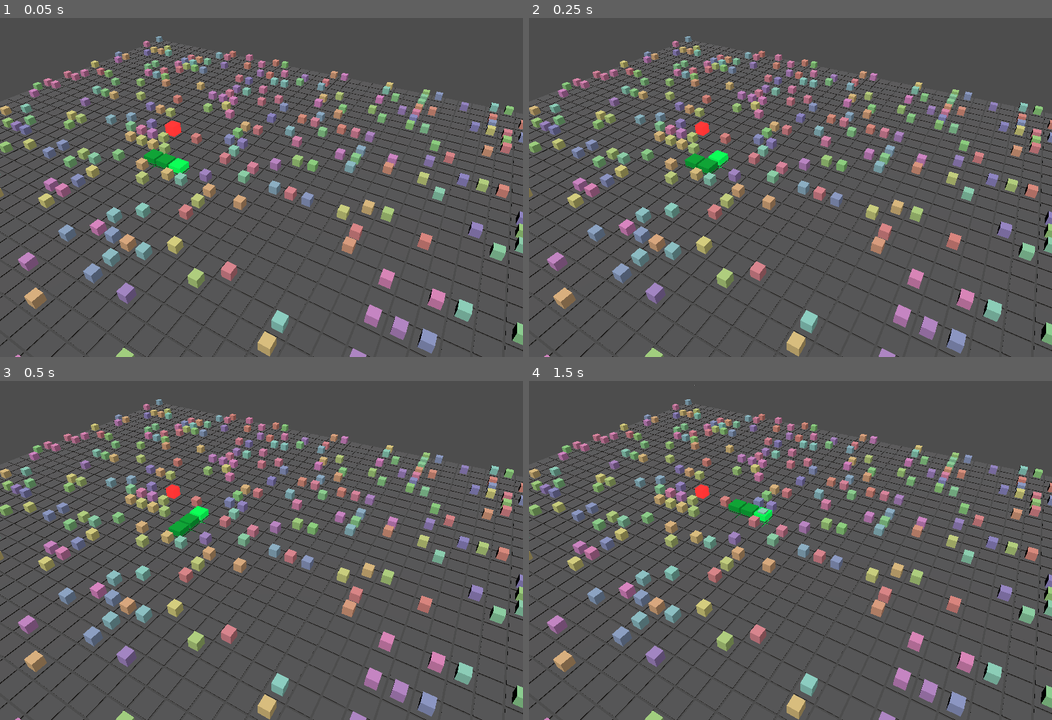
Above: before the commit, frames 1-4 (two rows, left to right).
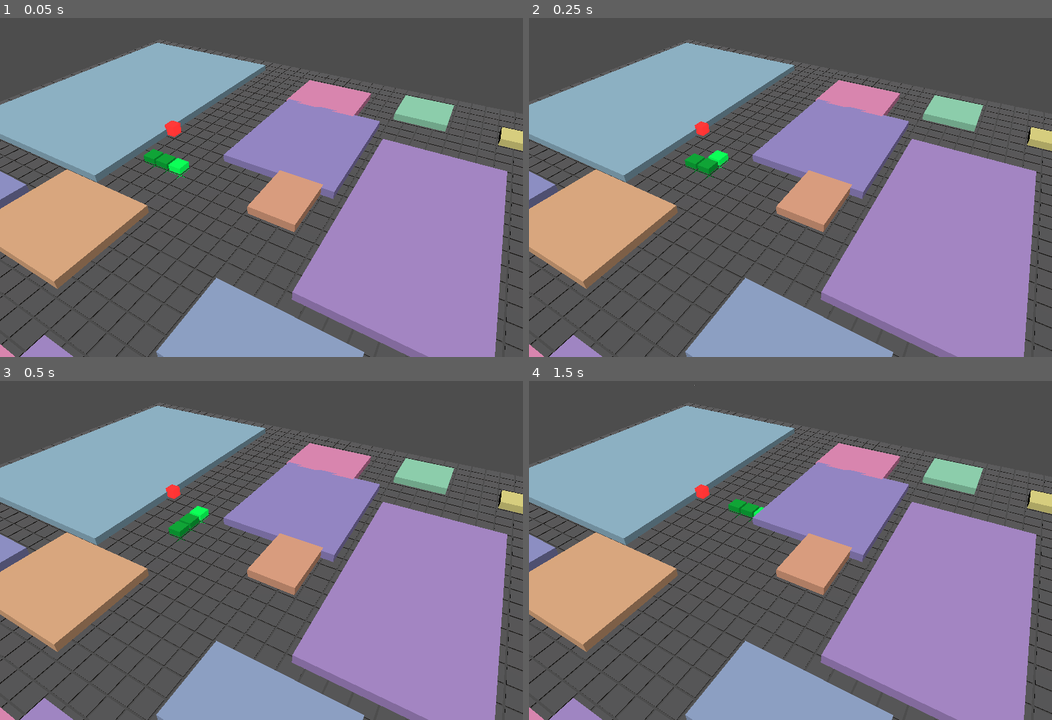
Above: after the commit, the same moments.

Repository: kevindunn766/ai-game-studio
Game: Godot game, scene res://scenes/Main.tscn
Same seed, same stepped clock (60 frames per second), same inputs: the game is played once before the commit and once after it.
Inputs:
- Up to frame 1 (0.05 s): no input
- Up to frame 2 (0.25 s): no input
- Up to frame 3 (0.5 s): no input
- Up to frame 4 (1.5 s): tap Enter (ui_accept) at 0.5, 0.77, 1.25 s; hold D (move_right) 0.53-1.28 s; hold S (move_down) from 1.28 s (still down)

The runs differ from the first frame. In frame 1, 53% of the frame differs, in the area x 0-100%, y 5-100%; in frame 2, 53%; in frame 3, 53%; in frame 4, 53%.

Commit message:
feat: clustered CA+WFC obstacles and crane-arm camera follow

Diff:
--- a/snake-3d/scripts/camera_controller.gd
+++ b/snake-3d/scripts/camera_controller.gd
@@ -6,27 +6,48 @@
 @export var look_ahead: float = 3.0
 @export var smooth: float = 5.0
 
-var _current_target: Vector3 = Vector3.ZERO
+# Crane arm: attach to a pivot above/behind the snake so the orbit
+# is centered on a standing-in-place pivot even when the snake turns.
+@export var pivot_height: float = 2.0
+@export var pivot_distance: float = 5.0
+
+var _pivot: Node3D
+var _current_offset: Vector3 = Vector3.ZERO
 
 
 func _ready() -> void:
+	_pivot = Node3D.new()
+	_pivot.name = "CameraCranePivot"
+	add_child(_pivot)
+
 	if target:
-		_current_target = target.global_position
+		_current_offset = _compute_crane_offset()
+		global_position = target.global_position + _current_offset
 
 
 func _process(delta: float) -> void:
-	if not target:
+	if not _pivot or not target:
 		return
+
+	_pivot.global_position = target.global_position + Vector3(0.0, pivot_height, 0.0)
+	_pivot.look_at(_pivot.global_position + Vector3.BACK, Vector3.UP)
+
+	var desired: Vector3 = target.global_position + _compute_crane_offset()
+	_current_offset = global_position - target.global_position
+	_current_offset = _current_offset.lerp(desired - target.global_position, clamp(delta * smooth, 0.0, 1.0))
+	global_position = target.global_position + _current_offset
 
 	var head: Vector3 = target.global_position
 	var dir: Vector3 = Vector3.ZERO
 	if target.has_method("get_direction"):
 		dir = target.get_direction()
-
-	var desired: Vector3 = head + Vector3(0.0, height, distance) + dir * look_ahead
-	_current_target = global_position.lerp(desired, clamp(delta * smooth, 0.0, 1.0))
-	global_position = _current_target
-
-	# Keep looking slightly ahead of the snake head.
 	var look_target: Vector3 = head + dir * 2.0
 	look_at(look_target, Vector3.UP)
+
+
+func _compute_crane_offset() -> Vector3:
+	var dir: Vector3 = Vector3.ZERO
+	if target and target.has_method("get_direction"):
+		dir = target.get_direction()
+	var back: Vector3 = -dir if dir != Vector3.ZERO else Vector3.BACK
+	return back * distance + Vector3(0.0, height, 0.0)
--- a/snake-3d/scripts/floor_manager.gd
+++ b/snake-3d/scripts/floor_manager.gd
@@ -5,8 +5,16 @@
 @export var obstacle_chance: float = 0.25
 @export var tile_size: float = 0.9
 
+# CA + WFC-inspired obstacle generation
+@export var obstacle_density: float = 0.45
+@export var ca_iterations: int = 3
+@export var min_cluster_size: int = 4
+
 var rng: RandomNumberGenerator
 var active_tiles: Dictionary = {}
+var obstacles_parent: Node3D
+var obstacle_grid: Dictionary = {}
+var _last_center_cell: Vector3i = Vector3i(0x7fffffff, 0, 0x7fffffff)
 
 
 func _ready() -> void:
@@ -14,6 +22,10 @@
 	rng.randomize()
 	_update_tiles()
 
+	obstacles_parent = Node3D.new()
+	obstacles_parent.name = "Obstacles"
+	add_child(obstacles_parent)
+
 	var snake_node := get_node_or_null("../Snake")
 	if snake_node:
 		snake = snake_node
@@ -30,8 +42,13 @@
 	var head: Vector3 = snake.global_position
 	var cx: int = int(round(head.x))
 	var cz: int = int(round(head.z))
+	var center_cell: Vector3i = Vector3i(cx, 0, cz)
+
+	if center_cell != _last_center_cell:
+		_last_center_cell = center_cell
+		_refresh_obstacles(cx, cz)
+
 	var needed: Dictionary = {}
-
 	for x: int in range(cx - view_radius, cx + view_radius + 1):
 		for z: int in range(cz - view_radius, cz + view_radius + 1):
 			var key: Vector3i = Vector3i(x, 0, z)
@@ -45,6 +62,126 @@
 			to_despawn.append(key)
 	for key: Vector3i in to_despawn:
 		_despawn_tile(key)
+
+
+func _refresh_obstacles(cx: int, cz: int) -> void:
+	# Clear previous obstacles.
+	for c in obstacles_parent.get_children():
+		remove_child(c)
+		c.queue_free()
+	obstacle_grid.clear()
+
+	var r: int = view_radius
+	var min_x: int = cx - r
+	var max_x: int = cx + r
+	var min_z: int = cz - r
+	var max_z: int = cz + r
+	var w: int = max_x - min_x + 1
+	var h: int = max_z - min_z + 1
+
+	# Initial noise based on global coordinates (deterministic).
+	var grid: Array = []
+	for x in range(min_x, max_x + 1):
+		grid.append([])
+		for z in range(min_z, max_z + 1):
+			var noise := float(hash(Vector3i(x, 0, z)) % 1000) / 1000.0
+			grid[x - min_x].append(noise < obstacle_density)
+
+	# CA smoothing to encourage clusters.
+	for _iter in range(ca_iterations):
+		var next: Array = grid.duplicate(true)
+		for x in range(w):
+			for z in range(h):
+				var neighbors := 0
+				if x > 0 and grid[x - 1][z]:
+					neighbors += 1
+				if x < w - 1 and grid[x + 1][z]:
+					neighbors += 1
+				if z > 0 and grid[x][z - 1]:
+					neighbors += 1
+				if z < h - 1 and grid[x][z + 1]:
+					neighbors += 1
+				if grid[x][z]:
+					if neighbors < 2:
+						next[x][z] = false
+				else:
+					if neighbors >= 3:
+						next[x][z] = true
+		grid = next
+
+	# Connected components -> merged obstacle shapes.
+	var visited: Array = []
+	for x in range(w):
+		visited.append([])
+		for z in range(h):
+			visited[x].append(false)
+
+	for x in range(w):
+		for z in range(h):
+			if not grid[x][z] or visited[x][z]:
+				continue
+			var stack: Array = [Vector2i(x, z)]
+			visited[x][z] = true
+			var component: Array = []
+			while stack.size() > 0:
+				var cur: Vector2i = stack.pop_back()
+				component.append(cur)
+				for dir in [Vector2i(1, 0), Vector2i(-1, 0), Vector2i(0, 1), Vector2i(0, -1)]:
+					var nx = cur.x + dir.x
+					var nz = cur.y + dir.y
+					if nx < 0 or nz < 0 or nx >= w or nz >= h:
+						continue
+					if visited[nx][nz] or not grid[nx][nz]:
+						continue
+					visited[nx][nz] = true
+					stack.append(Vector2i(nx, nz))
+			if component.size() < min_cluster_size:
+				continue
+
+			var origin: Vector2i = component[0]
+			var comp_min_x: int = origin.x
+			var comp_max_x: int = origin.x
+			var comp_min_z: int = origin.y
+			var comp_max_z: int = origin.y
+			for idx in range(1, component.size()):
+				var p: Vector2i = component[idx]
+				if p.x < comp_min_x:
+					comp_min_x = p.x
+				if p.x > comp_max_x:
+					comp_max_x = p.x
+				if p.y < comp_min_z:
+					comp_min_z = p.y
+				if p.y > comp_max_z:
+					comp_max_z = p.y
+
+			var world_x1 := float(min_x + comp_min_x)
+			var world_x2 := float(min_x + comp_max_x)
+			var world_z1 := float(min_z + comp_min_z)
+			var world_z2 := float(min_z + comp_max_z)
+
+			var size_x := (world_x2 - world_x1 + 1.0) * tile_size
+			var size_z := (world_z2 - world_z1 + 1.0) * tile_size
+			var center_x := (world_x1 + world_x2) / 2.0
+			var center_z := (world_z1 + world_z2) / 2.0
+
+			var obstacle: MeshInstance3D = MeshInstance3D.new()
+			obstacle.name = "Obstacle"
+			var om := BoxMesh.new()
+			om.size = Vector3(size_x, tile_size * 0.55, size_z)
+			var omat := StandardMaterial3D.new()
+			var hue: float = rng.randf()
+			var pastel := Color.from_hsv(hue, 0.35, 0.92, 1.0)
+			omat.albedo_color = pastel
+			omat.roughness = 0.3
+			obstacle.material_override = omat
+			obstacle.mesh = om
+			obstacle.position = Vector3(center_x, tile_size * 0.3, center_z)
+
+			obstacles_parent.add_child(obstacle)
+
+			for p in component:
+				var key := Vector3i(min_x + p.x, 0, min_z + p.y)
+				obstacle_grid[key] = true
 
 
 func _spawn_tile(key: Vector3i) -> void:
@@ -74,21 +211,6 @@
 	grid_mesh.position.y = 0.027
 	tile.add_child(grid_mesh)
 
-	if rng.randf() < obstacle_chance:
-		var obstacle: MeshInstance3D = MeshInstance3D.new()
-		obstacle.name = "Obstacle"
-		var om := BoxMesh.new()
-		om.size = Vector3(tile_size * 0.55, tile_size * 0.55, tile_size * 0.55)
-		var omat := StandardMaterial3D.new()
-		var hue: float = rng.randf()
-		var pastel := Color.from_hsv(hue, 0.35, 0.92, 1.0)
-		omat.albedo_color = pastel
-		omat.roughness = 0.3
-		obstacle.material_override = omat
-		obstacle.mesh = om
-		obstacle.position.y = tile_size * 0.3
-		tile.add_child(obstacle)
-
 	add_child(tile)
 	active_tiles[key] = tile
 
@@ -103,15 +225,9 @@
 
 func is_tile_obstacle_at(world_pos: Vector3) -> bool:
 	var key: Vector3i = Vector3i(int(round(world_pos.x)), 0, int(round(world_pos.z)))
-	if active_tiles.has(key):
-		var tile: Node3D = active_tiles[key]
-		return tile.has_node("Obstacle")
-	return false
+	return obstacle_grid.has(key)
 
 
 func is_tile_obstacle_at_grid(gx: int, gz: int) -> bool:
 	var key: Vector3i = Vector3i(gx, 0, gz)
-	if active_tiles.has(key):
-		var tile: Node3D = active_tiles[key]
-		return tile.has_node("Obstacle")
-	return false
+	return obstacle_grid.has(key)
